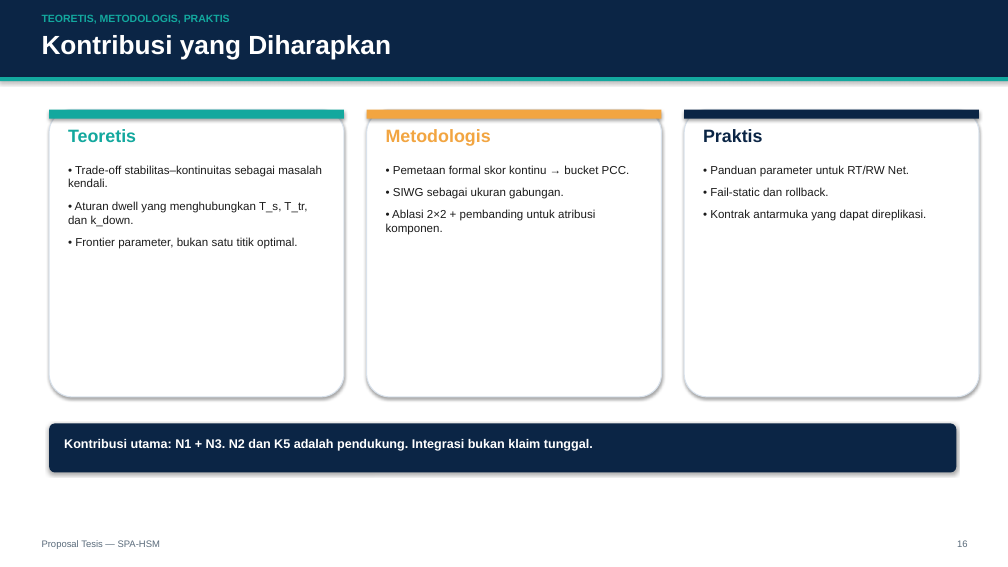
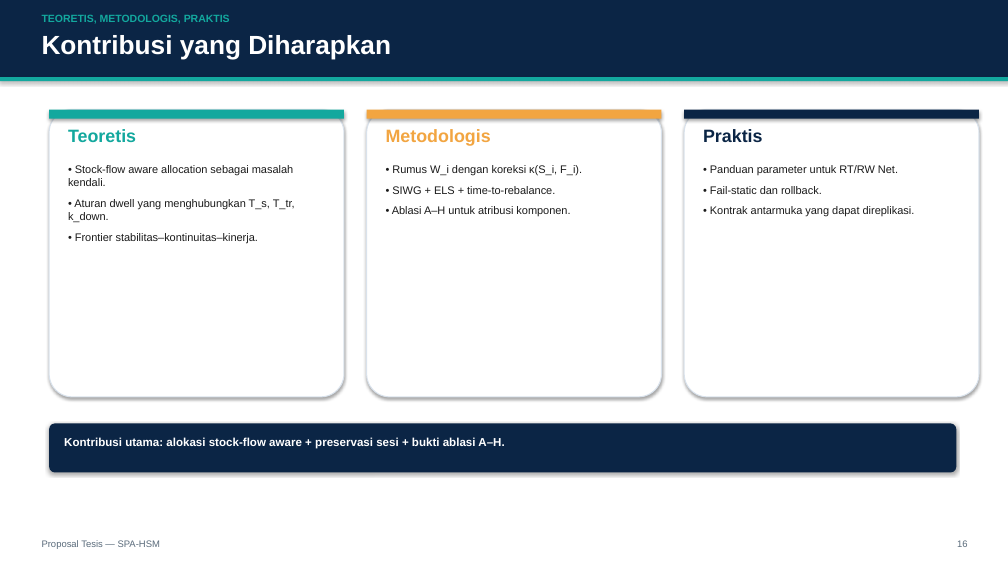
Before and after one commit to kasmilp/proposal_loadbalancing, a slide deck: slide 16 of 12_Presentasi/Proposal_Tesis_SPA-HSM.pptx. Drawn at 1008x567 pixels with LibreOffice and Linux fonts; fonts in the diff are those of the drawing. Boxes give left, top, right and bottom in pixels: in the first picture for what was removed or moved away, otherwise in the second. Text is boxed around its words. In the diff, an @@ line names an element or a change of style, - is before the commit and + after.

Commit message:
Perbarui positioning stock-flow dan konsistensi 01-12

```diff
--- a/12_Presentasi/Proposal_Tesis_SPA-HSM.pptx
+++ b/12_Presentasi/Proposal_Tesis_SPA-HSM.pptx
@@ text at [68, 165, 295, 243]: text changed; size 11 to 10.5 pt @@
-• Trade-off stabilitas–kontinuitas sebagai masalah kendali.
-• Aturan dwell yang menghubungkan T_s, T_tr, dan k_down.
-• Frontier parameter, bukan satu titik optimal.
+• Stock-flow aware allocation sebagai masalah kendali.
+• Aturan dwell yang menghubungkan T_s, T_tr, k_down.
+• Frontier stabilitas–kontinuitas–kinerja.
@@ text at [392, 165, 582, 217]: text changed; size 11 to 10.5 pt @@
-• Pemetaan formal skor kontinu → bucket PCC.
-• SIWG sebagai ukuran gabungan.
-• Ablasi 2×2 + pembanding untuk atribusi komponen.
+• Rumus W_i dengan koreksi κ(S_i, F_i).
+• SIWG + ELS + time-to-rebalance.
+• Ablasi A–H untuk atribusi komponen.
@@ text "• Panduan parameter untuk RT/RW ..." at [710, 165, 915, 217]: size 11 to 10.5 pt; less space between paragraphs @@
@@ text at [64, 438, 504, 449]: text changed; size 12 to 11 pt @@
-Kontribusi utama: N1 + N3. N2 dan K5 adalah pendukung. Integrasi bukan klaim tunggal.
+Kontribusi utama: alokasi stock-flow aware + preservasi sesi + bukti ablasi A–H.
```
Also in this commit, not shown: 17 other slides changed, 11 other files.
